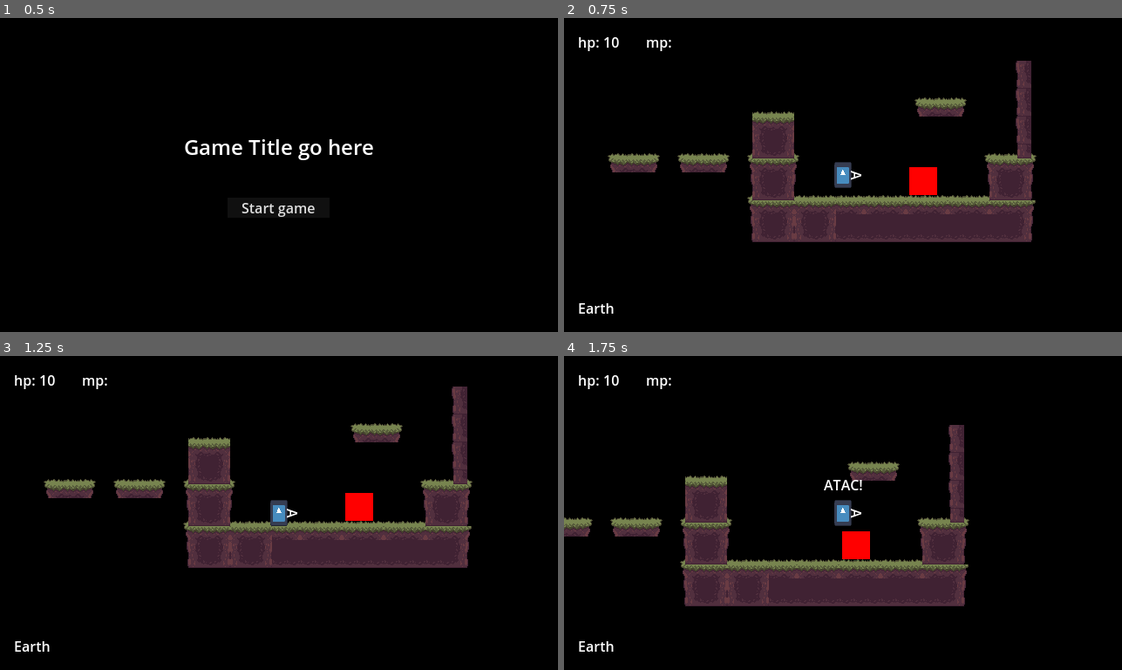
Above: before the commit, frames 1-4 (two rows, left to right).
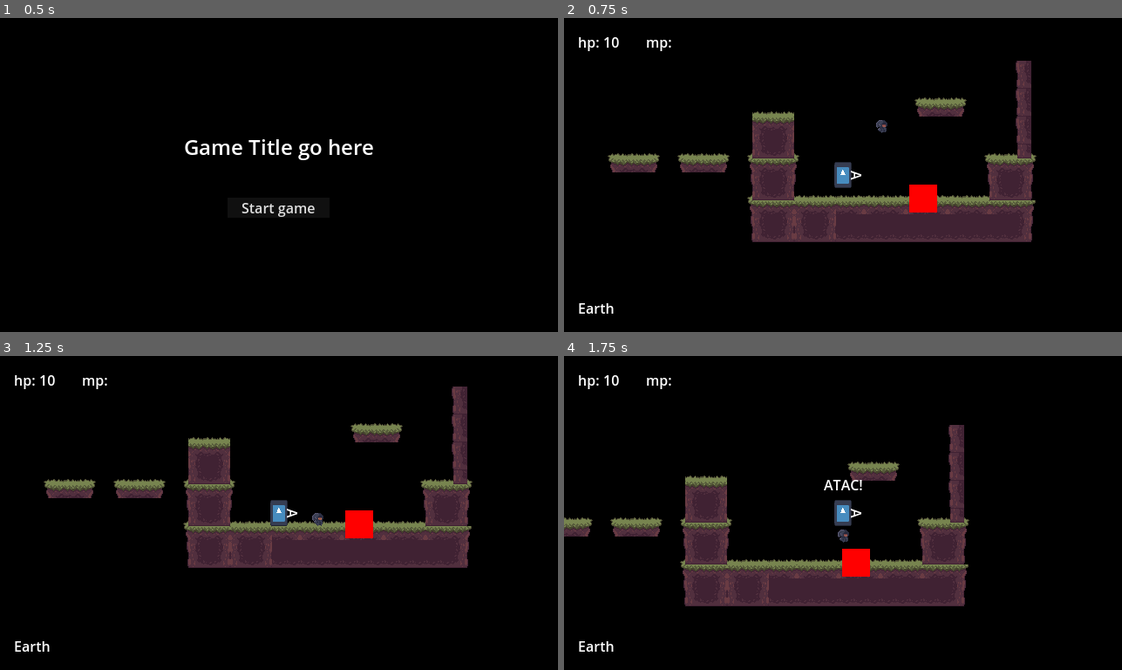
Above: after the commit, the same moments.

Repository: Enweave/pj16
Game: Godot game, scene res://Levels/System/main_menu_level.tscn
Two runs of this game, one before a commit and one after it. Both use one fixed random seed, a clock stepped at 60 frames per second and the inputs below. The engine's default icon, where the game draws it, is replaced by a stand-in: a white triangle on a blue panel in a dark square.
Inputs:
- Up to frame 1 (0.5 s): no input
- Up to frame 2 (0.75 s): click "Start game" at 0.5 s
- Up to frame 3 (1.25 s): no input
- Up to frame 4 (1.75 s): tap Enter at 1.25 s; hold D (input_MoveRight) from 1.28 s (still down); tap J (input_Fire) at 1.35 s; tap Space (input_Jump) at 1.52 s

Frame 1 is identical in both runs. In frame 2, 0.6% of the frame differs, in the area x 55-67%, y 32-62%; in frame 3, 0.6%; in frame 4, 0.6%.

Commit message:
enemy start

Diff:
--- /dev/null
+++ b/Actors/Enemies/SwordEnemy/sword_enemy.tscn
@@ -0,0 +1,18 @@
+[gd_scene load_steps=5 format=3 uid="uid://d0n7xa6w7l7bc"]
+
+[ext_resource type="Script" path="res://Actors/Enemies/ground_enemy_base.gd" id="1_g4i6a"]
+[ext_resource type="PackedScene" uid="uid://dpobjcmff7wiq" path="res://Actors/Enemies/ground_enemy_body.tscn" id="2_1w3qa"]
+[ext_resource type="PackedScene" uid="uid://b5vghmk66lfh5" path="res://Actors/Enemies/enemy_vision_area.tscn" id="3_bons2"]
+[ext_resource type="PackedScene" uid="uid://cifl13i28odru" path="res://Actors/Enemies/ground_enemy_ai.tscn" id="4_adjgg"]
+
+[node name="SwordEnemy" type="CharacterBody2D"]
+collision_layer = 8
+script = ExtResource("1_g4i6a")
+max_health = 1.0
+
+[node name="GroundEnemyBody" parent="." instance=ExtResource("2_1w3qa")]
+
+[node name="EnemyVisionArea" parent="." instance=ExtResource("3_bons2")]
+
+[node name="GroundEnemyAi" parent="." node_paths=PackedStringArray("vision_area") instance=ExtResource("4_adjgg")]
+vision_area = NodePath("../EnemyVisionArea")
--- /dev/null
+++ b/Actors/Enemies/enemy_vision_area.gd
@@ -0,0 +1,14 @@
+extends Area2D
+
+class_name EnemyVisionArea
+
+@export var vision_radius: float = 300
+
+func _ready() -> void:
+    # add collision shape 2d with circle shape
+    var collision_shape: CollisionShape2D = CollisionShape2D.new()
+    add_child(collision_shape)
+
+    var circle_shape: CircleShape2D = CircleShape2D.new()
+    circle_shape.radius = vision_radius
+    collision_shape.shape = circle_shape
--- /dev/null
+++ b/Actors/Enemies/enemy_vision_area.tscn
@@ -0,0 +1,6 @@
+[gd_scene load_steps=2 format=3 uid="uid://b5vghmk66lfh5"]
+
+[ext_resource type="Script" path="res://Actors/Enemies/enemy_vision_area.gd" id="1_eo0yx"]
+
+[node name="EnemyVisionArea" type="Area2D"]
+script = ExtResource("1_eo0yx")
--- /dev/null
+++ b/Actors/Enemies/ground_enemy_ai.gd
@@ -0,0 +1,30 @@
+extends Node
+class_name GroundEnemyAi
+
+@export_category("AI")
+@export var vision_area: EnemyVisionArea = null
+@export var attack_range: float = 30
+@export var patrol_range: float = 100
+@export var current_weapon: WeaponBase = null
+
+var _target: CharacterBase = null
+var _is_patrolling: bool   = true
+enum Behaviour {
+    Idle,
+    Patrol,
+    Chase,
+    Attack,
+}
+var controlled_character: CharacterBase = null
+
+
+# Called when the node enters the scene tree for the first time.
+func _ready() -> void:
+
+    pass # Replace with function body.
+
+
+# Called every frame. 'delta' is the elapsed time since the previous frame.
+func _process(delta: float) -> void:
+
+    pass
--- /dev/null
+++ b/Actors/Enemies/ground_enemy_ai.tscn
@@ -0,0 +1,6 @@
+[gd_scene load_steps=2 format=3 uid="uid://cifl13i28odru"]
+
+[ext_resource type="Script" path="res://Actors/Enemies/ground_enemy_ai.gd" id="1_vmqp4"]
+
+[node name="GroundEnemyAi" type="Node"]
+script = ExtResource("1_vmqp4")
--- /dev/null
+++ b/Actors/Enemies/ground_enemy_base.gd
@@ -0,0 +1,10 @@
+extends CharacterWithHealth
+
+class_name GroundEnemyBase
+
+func _ready() -> void:
+    super._ready()
+    health_component.OnDeath.connect(_on_death)
+
+func _on_death() -> void:
+    call_deferred("queue_free")
--- /dev/null
+++ b/Actors/Enemies/ground_enemy_body.gd
@@ -0,0 +1,21 @@
+extends CollisionShape2D
+
+@onready var body_sprite: AnimatedSprite2D = %AnimatedSprite2D
+var character: CharacterBase = null
+
+func _ready() -> void:
+	if get_parent() is CharacterBase:
+		character = get_parent()
+
+
+func _process(_delta: float) -> void:
+	if character != null:
+		if character.get_latent_control_direction().x < 0:
+			body_sprite.flip_h = true
+		else:
+			body_sprite.flip_h = false
+
+		if character.velocity.length() > 0:
+			body_sprite.play("walk")
+		else:
+			body_sprite.play("idle")
--- /dev/null
+++ b/Actors/Enemies/ground_enemy_body.tscn
@@ -0,0 +1,74 @@
+[gd_scene load_steps=11 format=3 uid="uid://dpobjcmff7wiq"]
+
+[ext_resource type="Texture2D" uid="uid://pedmglffnpuk" path="res://Assets/SpriteSheets/Lilguy-Sheet-export.png" id="1_6f2lj"]
+[ext_resource type="Script" path="res://Actors/Enemies/ground_enemy_body.gd" id="1_vrime"]
+
+[sub_resource type="CapsuleShape2D" id="CapsuleShape2D_pystw"]
+radius = 7.0
+height = 16.0
+
+[sub_resource type="AtlasTexture" id="AtlasTexture_cv1ms"]
+atlas = ExtResource("1_6f2lj")
+region = Rect2(0, 0, 16, 16)
+
+[sub_resource type="AtlasTexture" id="AtlasTexture_fj463"]
+atlas = ExtResource("1_6f2lj")
+region = Rect2(16, 0, 16, 16)
+
+[sub_resource type="AtlasTexture" id="AtlasTexture_21hg4"]
+atlas = ExtResource("1_6f2lj")
+region = Rect2(0, 0, 16, 16)
+
+[sub_resource type="AtlasTexture" id="AtlasTexture_y104q"]
+atlas = ExtResource("1_6f2lj")
+region = Rect2(16, 0, 16, 16)
+
+[sub_resource type="AtlasTexture" id="AtlasTexture_qnsvv"]
+atlas = ExtResource("1_6f2lj")
+region = Rect2(32, 0, 16, 16)
+
+[sub_resource type="AtlasTexture" id="AtlasTexture_yiu0q"]
+atlas = ExtResource("1_6f2lj")
+region = Rect2(48, 0, 16, 16)
+
+[sub_resource type="SpriteFrames" id="SpriteFrames_wwcnp"]
+animations = [{
+"frames": [{
+"duration": 1.0,
+"texture": SubResource("AtlasTexture_cv1ms")
+}, {
+"duration": 1.0,
+"texture": SubResource("AtlasTexture_fj463")
+}],
+"loop": true,
+"name": &"idle",
+"speed": 5.0
+}, {
+"frames": [{
+"duration": 1.0,
+"texture": SubResource("AtlasTexture_21hg4")
+}, {
+"duration": 1.0,
+"texture": SubResource("AtlasTexture_y104q")
+}, {
+"duration": 1.0,
+"texture": SubResource("AtlasTexture_qnsvv")
+}, {
+"duration": 1.0,
+"texture": SubResource("AtlasTexture_yiu0q")
+}],
+"loop": true,
+"name": &"walk",
+"speed": 15.0
+}]
+
+[node name="GroundEnemyBody" type="CollisionShape2D"]
+shape = SubResource("CapsuleShape2D_pystw")
+script = ExtResource("1_vrime")
+
+[node name="AnimatedSprite2D" type="AnimatedSprite2D" parent="."]
+unique_name_in_owner = true
+sprite_frames = SubResource("SpriteFrames_wwcnp")
+animation = &"walk"
+autoplay = "idle"
+frame_progress = 0.137801
--- a/Levels/Sandbox/test_1.tscn
+++ b/Levels/Sandbox/test_1.tscn
@@ -1,10 +1,11 @@
-[gd_scene load_steps=6 format=4 uid="uid://icqjxc7bco31"]
+[gd_scene load_steps=7 format=4 uid="uid://icqjxc7bco31"]
 
 [ext_resource type="Script" path="res://Common/level_base.gd" id="1_5nkw1"]
 [ext_resource type="PackedScene" uid="uid://cax7o3s63lcar" path="res://Actors/Characters/Player/player_character.tscn" id="2_1bqeb"]
 [ext_resource type="PackedScene" uid="uid://cymlx1q7iwg1x" path="res://Actors/Traps/KillZ/killz.tscn" id="3_tmona"]
 [ext_resource type="PackedScene" uid="uid://cub1qdpxl8bh0" path="res://Actors/Traps/ContactDamageTrap/contact_damage_trap.tscn" id="4_wasti"]
 [ext_resource type="TileSet" uid="uid://b650gqy77pwry" path="res://Actors/Tilesets/Forest.tres" id="5_sv68s"]
+[ext_resource type="PackedScene" uid="uid://d0n7xa6w7l7bc" path="res://Actors/Enemies/SwordEnemy/sword_enemy.tscn" id="6_3of23"]
 
 [node name="Test1" type="Node"]
 script = ExtResource("1_5nkw1")
@@ -20,4 +21,8 @@
 position = Vector2(-42, 263)
 
 [node name="ContactDamage" parent="." instance=ExtResource("4_wasti")]
-position = Vector2(196, 154)
+position = Vector2(196, 174)
+damage = 2.0
+
+[node name="SwordEnemy" parent="." instance=ExtResource("6_3of23")]
+position = Vector2(150, 73)
Binary file added: Assets/SpriteSheets/Lilguy-Sheet-export.png
Not shown, added: Assets/SpriteSheets/Lilguy-Sheet-export.png.import
Binary file added: Assets/SpriteSheets/Lilguy-Sheet.png
Not shown, added: Assets/SpriteSheets/Lilguy-Sheet.png.import
